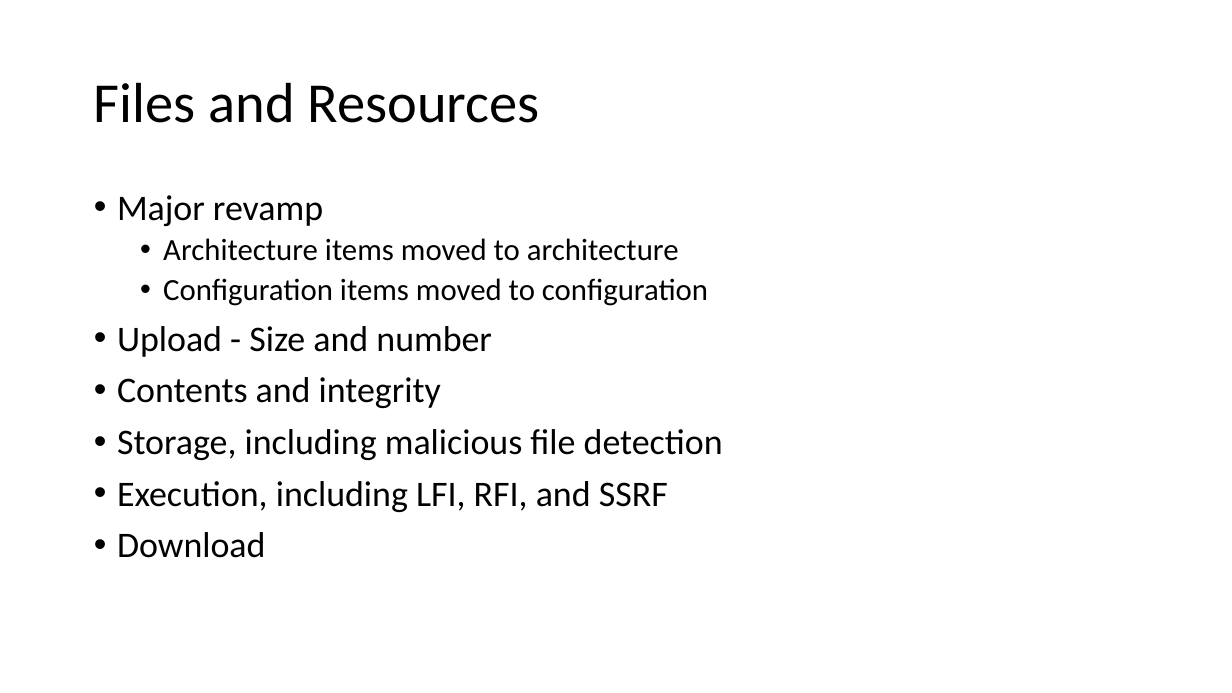
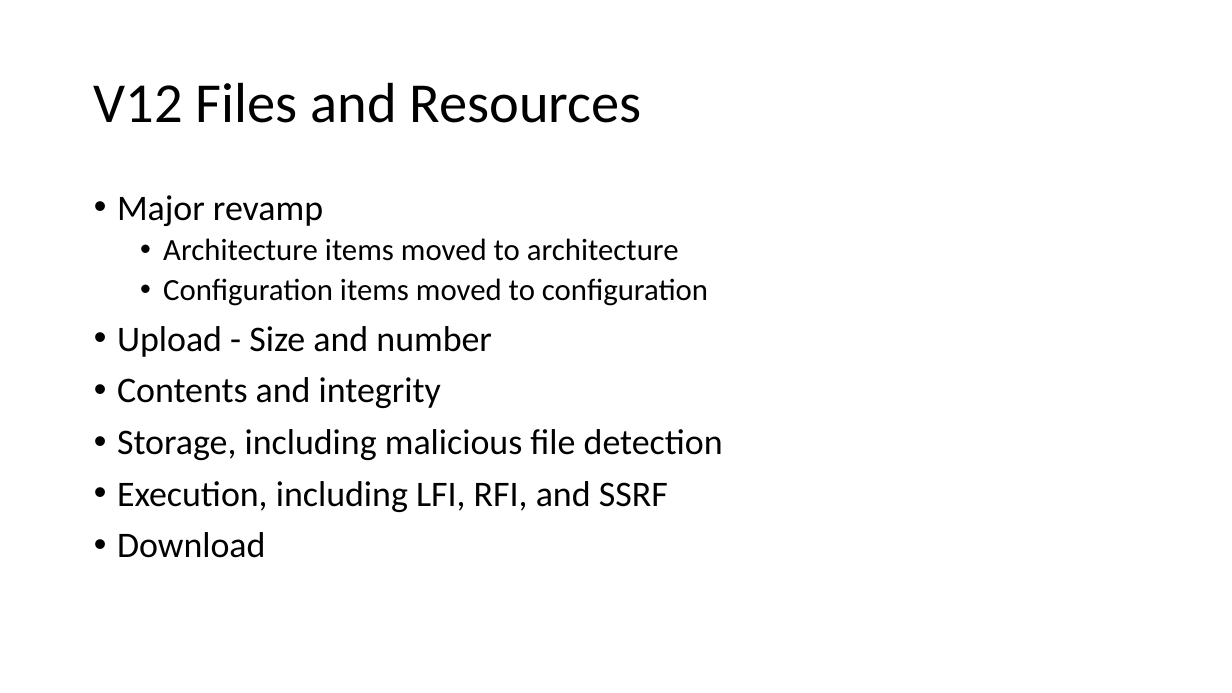
Before and after one commit to OWASP/ASVS, a slide deck: slide 26 of 4.0/presentations/NullCon 2019 ASVS 4.0 Release.pptx (slide 21 before the commit). Drawn at 1232x693 pixels with LibreOffice and Linux fonts; fonts in the diff are those of the drawing; background and template pictures are left out. Boxes give left, top, right and bottom in pixels: in the first picture for what was removed or moved away, otherwise in the second. Text is boxed around its words. In the diff, an @@ line names an element or a change of style, - is before the commit and + after.

```diff
--- a/4.0/presentations/NullCon 2019 ASVS 4.0 Release.pptx
+++ b/4.0/presentations/NullCon 2019 ASVS 4.0 Release.pptx
@@ title at [94, 82, 642, 123]: text changed @@
-Files and Resources
+V12 Files and Resources
```
Also in this commit, not shown: 9 other slides changed, 5 slides added.
